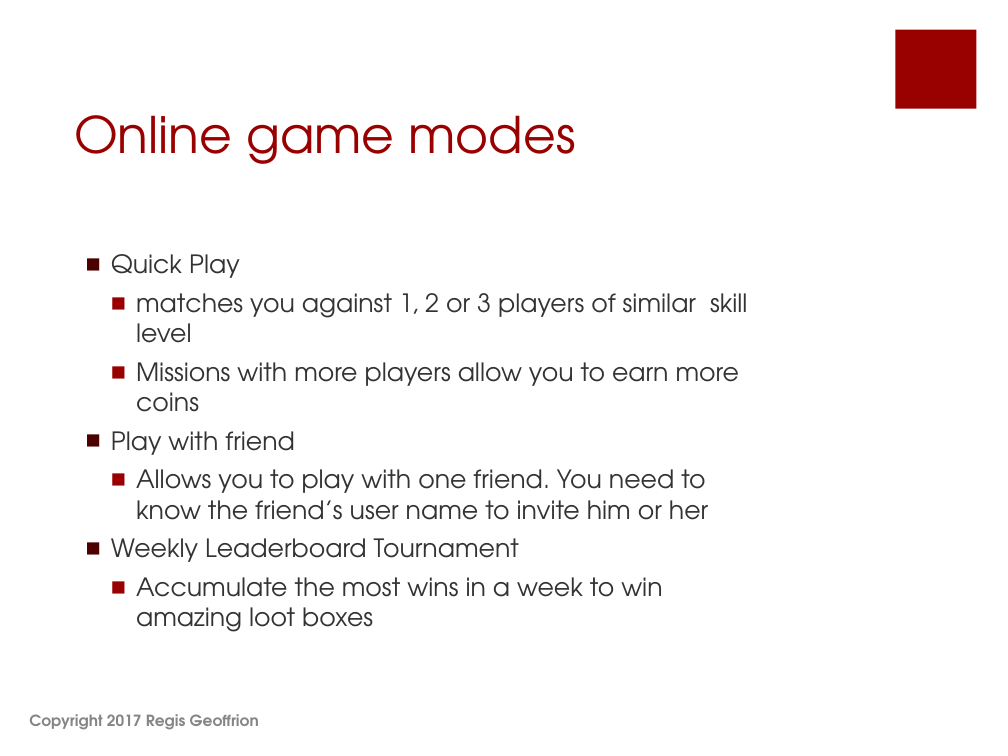
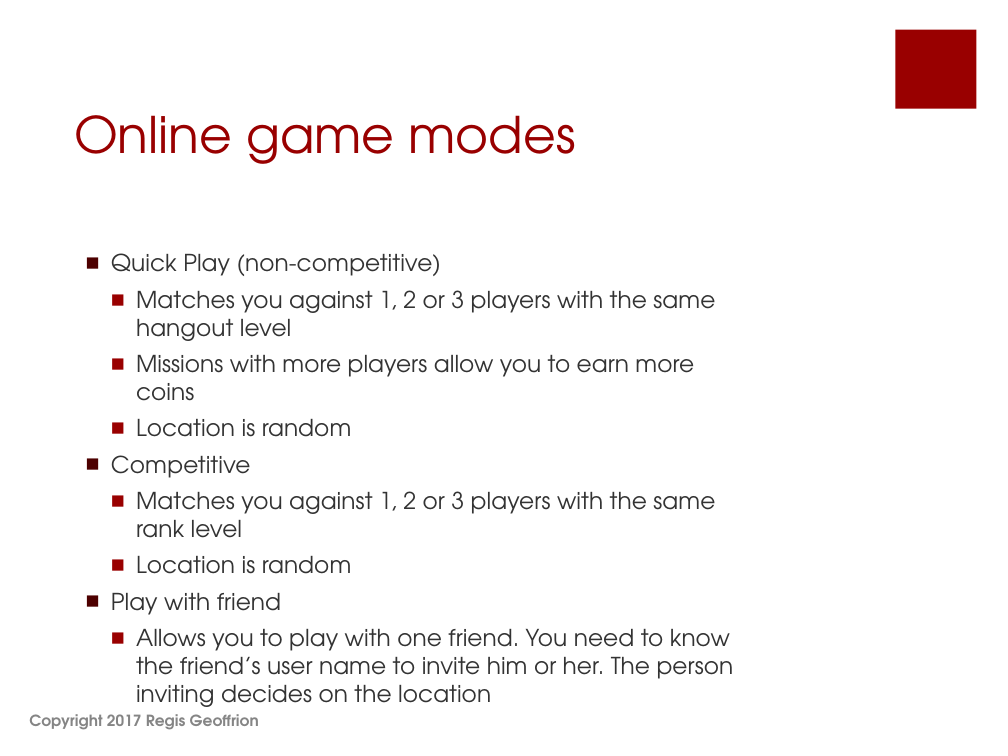
Before and after one commit to shahbazGamedev/Hero-s-Run, a slide deck: slide 47 of Documents/Earth Alone.pptx (slide 48 before the commit). Drawn at 1008x756 pixels with LibreOffice and Linux fonts; fonts in the diff are those of the drawing. Boxes give left, top, right and bottom in pixels: in the first picture for what was removed or moved away, otherwise in the second. Text is boxed around its words. In the diff, an @@ line names an element or a change of style, - is before the commit and + after.

```diff
--- a/Documents/Earth Alone.pptx
+++ b/Documents/Earth Alone.pptx
@@ text at bbox=[111, 253, 715, 341]: text changed; size 18 to 16.6 pt @@
-  ■ Quick Play
-    ■ matches you against 1, 2 or 3 players of similar skill level
+  ■ Quick Play (non-competitive)
+    ■ Matches you against 1, 2 or 3 players with the same hangout level
@@ text at bbox=[111, 355, 694, 615]: size 18 to 16.6 pt in "Missions with more players allow you to ...", "Play with friend" @@
@@ text at bbox=[111, 419, 715, 574]: paragraphs added @@
+    ■ Location is random
+  ■ Competitive
+    ■ Matches you against 1, 2 or 3 players with the same rank level
+    ■ Location is random
@@ text at bbox=[136, 629, 734, 679]: text changed; size 18 to 16.6 pt @@
-    ■ Allows you to play with one friend. You need to know the friend’s user name to invite him or her
-  ■ Weekly Leaderboard Tournament
-    ■ Accumulate the most wins in a week to win amazing loot boxes
+    ■ Allows you to play with one friend. You need to know the friend’s user name to invite him or her. The person inviting decides on the location
```
Also in this commit, not shown: 12 other slides changed, 1 slide added, 1 slide removed.
